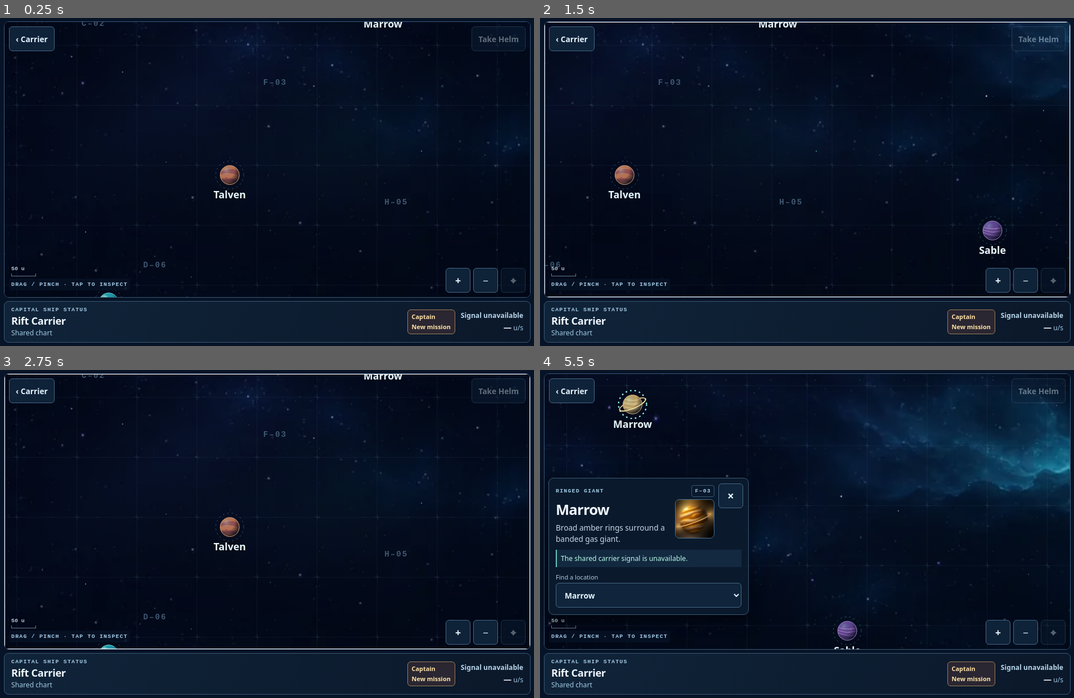
Above: before the commit, frames 1-4 (two rows, left to right).
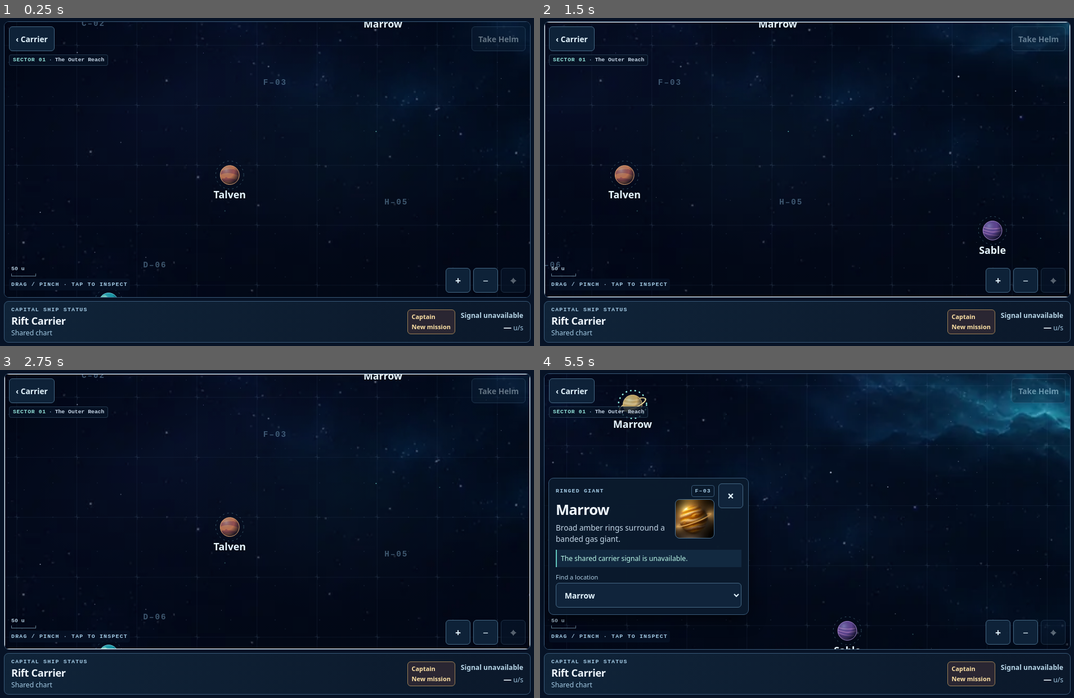
Above: after the commit, the same moments.

Repository: gambizt3-dev/rift-runner
Game: browser game, page galaxy-map.html
The game is run twice, just before and just after one commit, with the same random seed, the same clock (stepped at 60 frames per second) and the same inputs.
Inputs (mouse positions are in pixels of both pictures, inside the frame that each line leads up to):
- Up to frame 1 (0.25 s): no input
- Up to frame 2 (1.5 s): click (807, 159) at 0.27 s; hold Right from 1.03 s (still down); click (807, 188) at 1.07 s; tap Ctrl at 1.1 s
- Up to frame 3 (2.75 s): release Right at 1.53 s; hold Down 1.58-1.85 s; tap Ctrl at 1.6, 2.1, 2.6 s; click (160, 484) at 1.67 s; hold Left 1.9-2.47 s; click (250, 458) at 2.02 s; click (373, 468) at 2.27 s; hold Up from 2.52 s (still down)
- Up to frame 4 (5.5 s): release Up at 2.82 s; click (887, 566) at 2.87 s; hold Right 2.87-3.53 s; tap Ctrl every 0.5 s from 3.1 to 5.1 s; click (673, 579) at 3.47 s; hold Up 3.58-3.82 s; hold Left 3.87-4.3 s; click (807, 455) at 4.07 s; hold Down 4.35-4.68 s; click (828, 409) at 4.52 s; click (967, 524) at 4.67 s; hold Right 4.73-5.23 s; click (646, 511) at 5.27 s; hold Down from 5.28 s (still down)

The runs differ from the first frame. In frame 1, 0.4% of the frame differs, in the area x 1-100%, y 1-86%; in frame 2, 0.7%; in frame 3, 0.4%; in frame 4, 9.4%, in the area x 1-100%, y 1-85%.

Commit message:
Extend the galaxy starfields with parallax and label both map sectors

Diff:
--- a/galaxy-map.css
+++ b/galaxy-map.css
@@ -74,3 +74,8 @@
 .viewport[data-carrier-away=true] .map-scale{inset-block-end:57px}
 .map-scale i{display:block;height:5px;border:1px solid #8aaec2;border-top:0;margin-top:2px;opacity:.72}
 .strip-destination{margin-top:3px;max-width:min(32vw,170px);color:#a5cce6;font-size:.67rem;line-height:1.1}
+
+.sector-tag{position:absolute;z-index:2;inset-inline-start:8px;inset-block-start:58px;display:flex;align-items:center;gap:5px;padding:3px 6px;max-inline-size:calc(100% - 16px);pointer-events:none;color:#c8d8e9;background:#091627c4;border:1px solid #3e597282;border-radius:4px;font:650 .61rem/1.2 ui-monospace,monospace}
+.sector-tag span:first-child{color:#95e6dc;text-transform:uppercase;letter-spacing:.07em;white-space:nowrap}
+.sector-tag b{font-weight:670;min-width:0;overflow:hidden;text-overflow:ellipsis;white-space:nowrap}
+.sector-tag b::before{content:"·";margin-inline-end:5px;color:#8caec9}
--- a/galaxy-map.html
+++ b/galaxy-map.html
@@ -6,11 +6,11 @@
 <meta name="theme-color" content="#071326">
 <title>Galaxy Map · Rift Runner</title>
 <link rel="icon" href="./rift-192.png">
-<link rel="stylesheet" href="./galaxy-map.css?v=163">
+<link rel="stylesheet" href="./galaxy-map.css?v=166">
 <script src="./pilot-credits.js?v=159" data-read-only defer></script>
 <script src="./pilot-missions.js?v=159" defer></script>
 <script src="./galaxy-shared.js?v=160" defer></script>
-<script src="./galaxy-map.js?v=163" defer></script>
+<script src="./galaxy-map.js?v=166" defer></script>
 </head>
 <body>
 <main class="atlas" aria-labelledby="galaxy-title">
@@ -18,9 +18,9 @@
  <div class="atlas-body">
   <div class="atlas-surface">
   <section class="chart" aria-labelledby="galaxy-sector-title">
-   <div class="atlas-sr-only"><b id="galaxy-sector-title">The Outer Reach</b><span id="galaxy-sector-coordinate">Tile 00 · 00</span></div>
    <div class="viewport" id="galaxy-viewport">
     <a class="control back" href="./carrier.html">‹ Carrier</a>
+    <div class="sector-tag" aria-label="Sector being viewed"><span id="galaxy-sector-number">Sector 01</span><b id="galaxy-sector-title">The Outer Reach</b><span id="galaxy-sector-coordinate" class="atlas-sr-only">Tile 00 · 00</span></div>
     <button class="control helm" id="galaxy-helm" type="button" aria-pressed="false" title="Local test only; does not change the shared carrier" disabled>Take Helm</button>
     <svg id="galaxy-chart" viewBox="0 0 1200 860" role="group" tabindex="0" aria-label="Chart of planets, moons, other sights, and the Carrier. Use arrow keys to pan.">
      <defs>
@@ -38,6 +38,8 @@
       <clipPath id="planet-disc"><circle r="19"/></clipPath>
       <linearGradient id="atlas-feather-vertical" x2="0" y2="1"><stop stop-color="white" stop-opacity="0"/><stop offset=".09" stop-color="white"/><stop offset=".91" stop-color="white"/><stop offset="1" stop-color="white" stop-opacity="0"/></linearGradient>
       <mask id="atlas-feather" maskUnits="userSpaceOnUse" x="0" y="0" width="2750" height="1810"><rect width="2750" height="1810" fill="url(#atlas-feather-vertical)"/></mask>
+      <linearGradient id="atlas-strip-feather" x2="0" y2="1"><stop stop-color="white" stop-opacity="0"/><stop offset=".13" stop-color="white"/><stop offset=".84" stop-color="white"/><stop offset="1" stop-color="white" stop-opacity="0"/></linearGradient>
+      <mask id="atlas-strip-fade" maskUnits="objectBoundingBox" maskContentUnits="objectBoundingBox" x="0" y="0" width="1" height="1"><rect width="1" height="1" fill="url(#atlas-strip-feather)"/></mask>
       <symbol id="ocean" viewBox="-30 -27 60 54"><circle r="19" fill="#1b9fae"/><g clip-path="url(#planet-disc)" fill=" …(248 unchanged characters)…
       <symbol id="rust" viewBox="-30 -27 60 54"><circle r="19" fill="#c27756"/><g clip-path="url(#planet-disc)" fill="# …(228 unchanged characters)…
       <symbol id="ice" viewBox="-30 -27 60 54"><circle r="19" fill="#88bfe1"/><path d="M-15 2-5-5l3-10 5 11 10 5-8 1 1 8-6 5-5-9-8 4 4-7Z" fill="#daeff6" opacity=".8"/><circle r="19" fill="url(#shade)" stroke="#d0eefa"/></symbol>
@@ -59,7 +61,17 @@
      <rect x="-1600" y="-1600" width="4400" height="4000" fill="#080f23" opacity=".24"/>
      <ellipse cx="460" cy="333" rx="650" ry="260" transform="rotate(-30 460 333)" fill="url(#mist)"/>
      <ellipse cx="776" cy="422" rx="370" ry="250" fill="url(#rift)"/>
-     <image id="galaxy-atlas-art" mask="url(#atlas-feather)" href="./galaxy-atlas.webp" x="0" y="0" width="2750" height="1810" opacity=".72" preserveAspectRatio="xMidYMid slice" aria-hidden="true"/>
+     <g id="galaxy-nebula-layer" aria-hidden="true">
+      <g id="galaxy-backdrop-reach">
+       <image href="./galaxy-atlas-north.webp?v=166" mask="url(#atlas-strip-fade)" x="-390" y="-1390" width="3530" height="1580" opacity=".88" preserveAspectRatio="xMidYMid slice"/>
+       <image href="./galaxy-atlas-south.webp?v=166" mask="url(#atlas-strip-fade)" x="-390" y="1570" width="3530" height="1620" opacity=".96" preserveAspectRatio="xMidYMid slice"/>
+       <image id="galaxy-atlas-art" mask="url(#atlas-feather)" href="./galaxy-atlas.webp" x="0" y="0" width="2750" height="1810" opacity=".72" preserveAspectRatio="xMidYMid slice" aria-hidden="true"/>
+      </g>
+      <g id="galaxy-backdrop-frontier" display="none">
+       <image href="./galaxy-atlas-north.webp?v=166" mask="url(#atlas-strip-fade)" transform="translate(2750 0) scale(-1 1)" x="-390" y="-1500" width="3530" height="2300" opacity=".83" preserveAspectRatio="xMidYMid slice"/>
+       <image href="./galaxy-atlas-south.webp?v=166" mask="url(#atlas-strip-fade)" transform="translate(2750 0) scale(-1 1)" x="-390" y="550" width="3530" height="3100" opacity=".9" preserveAspectRatio="xMidYMid slice"/>
+      </g>
+     </g>
      <g id="galaxy-stars" aria-hidden="true"></g>
      <rect x="-120" y="-850" width="2990" height="3510" fill="url(#sectors)" opacity=".76"/>
      <g class="sector-labels" id="galaxy-sector-labels" aria-hidden="true"><text x="249" y="201">C–02</text><text x="612" y="320">F–03</text><text x="854" y="559">H–05</text><text x="372" y="685">D–06</text></g>
--- a/galaxy-map.js
+++ b/galaxy-map.js
@@ -6,6 +6,7 @@
  const description=get('location-description'),status=get('location-route'),portrait=get('location-portrait');
  const plus=get('galaxy-plus'),minus=get('galaxy-minus'),center=get('galaxy-center');
  const course=get('carrier-current-course'),scaleLabel=get('galaxy-scale-label'),scaleLine=get('galaxy-scale-line');
+ const nebula=get('galaxy-nebula-layer'),motion=window.matchMedia?.('(prefers-reduced-motion: reduce)');
  const hint=get('galaxy-hint'),captainAlert=get('galaxy-captain-alert'),helm=get('galaxy-helm');
  const online=window.RiftGalaxyState?.watch?.();
  const stripSector=get('carrier-strip-sector'),stripMotion=get('carrier-strip-motion'),stripSpeed=get('carrier-strip-speed'),stripDestination=get('carrier-strip-destination');
@@ -44,8 +45,8 @@
   copy:'A large, cratered moon in the far south. Its radio band is silent and its charts carry no name.'});
  // Adjacent chart tiles share one renderer. Blank neighbors have no destinations.
  const tiles={
-  reach:{name:'The Outer Reach',col:0,row:0,worlds:data,links:{east:'frontier'},defaultWorld:'home',origin:[620,469]},
-  frontier:{name:'Uncharted Frontier',col:1,row:0,worlds:[],links:{west:'reach'},defaultWorld:null,origin:[620,800]}
+  reach:{name:'The Outer Reach',number:1,backdrop:'reach',col:0,row:0,worlds:data,links:{east:'frontier'},defaultWorld:'home',origin:[620,469]},
+  frontier:{name:'Uncharted Frontier',number:2,backdrop:'frontier',col:1,row:0,worlds:[],links:{west:'reach'},defaultWorld:null,origin:[620,800]}
  };
  const home=data[0],corsair=data.find(w=>w.id==='pirates'),pinsByTile=new Map(),find=(id)=>tile().worlds.find(w=>w.id===id);
  let tileId='reach',chosen=null,cameraX=620,cameraY=469,width=1,height=1,base=1,scale=1;
@@ -146,6 +147,10 @@
   cameraX=w>=worldW?worldW/2:clamp(cameraX,w/2,worldW-w/2);
   cameraY=h>=south-north?(north+south)/2:clamp(cameraY,north+h/2,south-h/2);
   changed(chart,'viewBox',[cameraX-w/2,cameraY-h/2,w,h].map(n=>n.toFixed(3)).join(' '));
+  // Backdrop moves less than the physical chart; nearby stars move faster than the nebula.
+  const px=motion?.matches?0:cameraX-worldW/2,py=motion?.matches?0:cameraY-(north+south)/2;
+  changed(nebula,'transform','translate('+(px*.27).toFixed(2)+' '+(py*.21).toFixed(2)+')');
+  changed(sky,'transform','translate('+(px*.12).toFixed(2)+' '+(py*.09).toFixed(2)+')');
   const hit=Math.max(29,22/scale).toFixed(2),sizeKey=tileId+':'+hit;
   if(sized!==sizeKey){
    sized=sizeKey;capHit.setAttribute('r',hit);
@@ -216,6 +221,11 @@
    const el=get(name);if(record.worlds.length)el.removeAttribute('display');else el.setAttribute('display','none');
   }
   get('galaxy-sector-title').textContent=record.name;get('galaxy-sector-coordinate').textContent='TILE '+tileCode(record);
+  get('galaxy-sector-number').textContent='Sector '+String(record.number).padStart(2,'0');
+  for(const style of ['reach','frontier']){
+   const group=get('galaxy-backdrop-'+style);
+   if(record.backdrop===style)group.removeAttribute('display');else group.setAttribute('display','none');
+  }
   finder.replaceChildren();
   for(const w of [home,...record.worlds.filter(w=>w!==home)]){
    const option=document.createElement('option');option.value=w.id;option.textContent=w.name;finder.append(option);
@@ -372,5 +382,6 @@
  }
  for(const event of ['pageshow','storage','rift:walletchange'])window.addEventListener(event,refreshCaptainAlert);
  refreshCaptainAlert();
+ motion?.addEventListener?.('change',render);
  fit();enterTile('reach');useShared(online?.sample(),0);updateCarrierStrip();render();window.requestAnimationFrame(advance);
 })();
--- a/tests/galaxy-map.test.cjs
+++ b/tests/galaxy-map.test.cjs
@@ -47,7 +47,7 @@
  assert.match(html,/class="control back" href="\.\/carrier\.html"/);
  assert.doesNotMatch(html,/class="atlas-head"|class="chart-cap"|Rift Runner <span> \/ <\/span> Navigation/,'the map has no visible title or tile header');
  assert.match(html,/<h1 class="atlas-sr-only" id="galaxy-title">Galaxy Map<\/h1>/);
- assert.match(html,/viewport-fit=cover/);assert.match(html,/galaxy-map.js\?v=163/);
+ assert.match(html,/viewport-fit=cover/);assert.match(html,/galaxy-map.js\?v=166/);
  assert.doesNotMatch(html,/\bfire-button\b|\bgame\.js\b|galaxy-route|class="lanes"|galaxy-fly|galaxy-explore|galaxy-(east|west)/);
  assert.match(read('galaxy-map.css'),/\.viewport\{[^}]+touch-action:none/);
  assert.equal(q.el('galaxy-find').kids.length,25,'19 planets, three moons, a giant asteroid, the signal and the Carrier');
@@ -190,6 +190,9 @@
  assert.equal(view.getAttribute('data-carrier-away'),'true');assert.equal(hint.textContent,'CARRIER OFF THIS CHART');
  const before=q.position(q.carrier);
  button.send('click');assert.equal(chartSector(),'Uncharted Frontier');
+ assert.equal(q.el('galaxy-sector-number').textContent,'Sector 02');
+ assert.equal(q.el('galaxy-backdrop-reach').attrs.get('display'),'none');
+ assert.equal(q.el('galaxy-backdrop-frontier').attrs.has('display'),false);
  assert.equal(button.textContent,'⌖');assert.equal(view.getAttribute('data-carrier-away'),'false');
  assert.equal(hint.textContent,'DRAG / PINCH · TAP TO INSPECT');assert.deepEqual(q.position(q.carrier),before);
  const after=q.shape();q.step(60);assert.deepEqual(q.shape(),after,'camera stays put after the jump');
@@ -199,6 +202,9 @@
  assert.equal(q.el('galaxy-find').kids.length,1);
  assert.equal(q.el('galaxy-carrier').kids.length,1);near(before[0],35);
  seek('The Outer Reach');assert.equal(chartSector(),'Uncharted Frontier');
+ assert.equal(q.el('galaxy-sector-number').textContent,'Sector 02');
+ assert.equal(q.el('galaxy-backdrop-reach').attrs.get('display'),'none');
+ assert.equal(q.el('galaxy-backdrop-frontier').attrs.has('display'),false);
  assert.equal(button.textContent,'Go to Carrier');assert.match(button.getAttribute('title'),/The Outer Reach/);
  button.send('click');assert.equal(chartSector(),'The Outer Reach');assert.equal(button.textContent,'⌖');near(q.position(q.carrier)[0],2715);
  assert.equal(q.el('galaxy-find').kids.length,25);
@@ -280,3 +286,22 @@
  const scale=initial.el('galaxy-scale-label'),pixels=parseFloat(initial.el('galaxy-scale-line').style.getPropertyValue('width'));
  near(parseFloat(scale.textContent)*initial.rect.width/initial.shape()[2],pixels,1);
 });
+
+test('generated north/south artwork has depth without moving sector contacts or the HUD',()=>{
+ const q=setup(),quiet=setup({reduced:true}),html=read('galaxy-map.html');
+ assert.equal(q.el('galaxy-sector-number').textContent,'Sector 01');
+ assert.ok(fs.statSync(path.join(dist,'galaxy-atlas-north.webp')).size>1000);
+ assert.ok(fs.statSync(path.join(dist,'galaxy-atlas-south.webp')).size>1000);
+ assert.match(html,/id="galaxy-backdrop-frontier"[\s\S]*?galaxy-atlas-south\.webp/);
+ const position=q.position(q.pin('marrow'));
+ const delta=(game,id)=>Number(game.el(id).attrs.get('transform').match(/translate\(([-.\d]+)/)[1]);
+ const a=delta(q,'galaxy-nebula-layer'),b=delta(q,'galaxy-stars');
+ for(const game of [q,quiet]){
+  const chart=game.el('galaxy-chart');chart.send('keydown',{target:chart,key:'ArrowRight'});
+ }
+ const da=Math.abs(delta(q,'galaxy-nebula-layer')-a),db=Math.abs(delta(q,'galaxy-stars')-b);
+ assert.ok(da>db&&db>0,'far nebula countershifts more than nearer stars during panning');
+ assert.equal(delta(quiet,'galaxy-nebula-layer'),0);
+ assert.equal(delta(quiet,'galaxy-stars'),0);
+ assert.deepEqual(q.position(q.pin('marrow')),position);
+});
Binary file added: galaxy-atlas-north.webp
Binary file added: galaxy-atlas-south.webp
